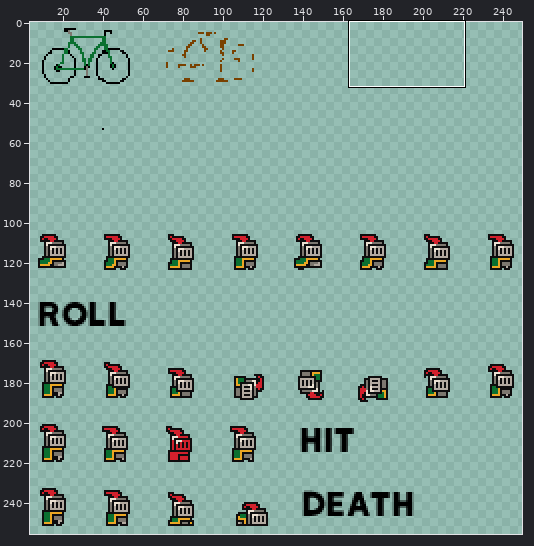
Two versions of one pixel-art file, sprites/bike.aseprite. Above: a wide view before the commit, with the close-up outlined.
Close-up. First the earlier version:
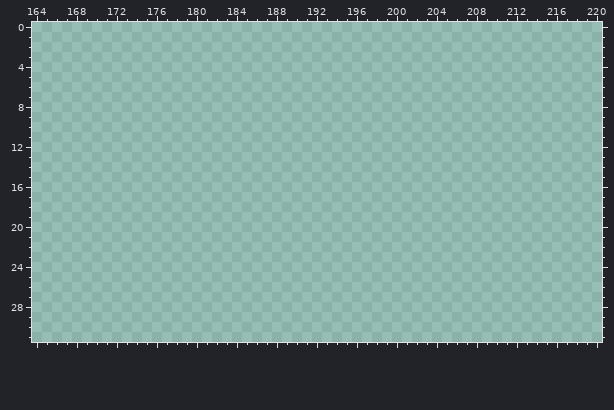
256x256 pixels, 1 frame. Pixels under 10% opacity are left out. Colours within 5 levels of each other are drawn and written as one. Shown: x 164..220, y 0..31. The wide view leaves out empty margins. The commit also changed other parts of the picture, which this record leaves out.
Palette (. is transparent): 
And afterwards:
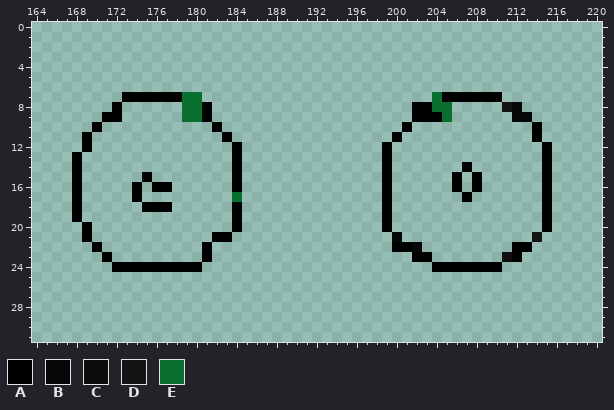
Colours new in this view: A #000000  B #070707  C #0e0d0e  D #141414  E #0a7030
The exact change:
Changed rows in their new state; - is an unchanged pixel.
first column x 168:
 7 -----AAAAAAEE-----------------------EAAAAAA-----
 8 ----A------EEA--------------------AAEE-----DB---
 9 ---AA------EEA--------------------AAAE------BB--
10 --A-----------A------------------A------------A-
11 -A-------------A----------------A-------------A-
12 -A--------------A--------------A---------------A
13 A---------------A--------------A---------------A
14 A---------------A--------------A-------A-------A
15 A------A--------A--------------A------A-A------A
16 A-----A-AA------A--------------A------A-A------A
17 A-----A---------E--------------A-------A-------A
18 A------AAA------A--------------A---------------A
19 A---------------A--------------A---------------A
20 -A--------------A--------------A---------------A
21 -A------------AA----------------B-------------D-
22 --A----------A------------------AAB---------AA--
23 ---A---------A--------------------AA-------CA---
24 ----AAAAAAAAA-----------------------AAAAAAA-----
Where, in picture pixels (left, top, right, bottom), the same in both close-ups:
added: (72, 92, 242, 272)
added: (382, 92, 552, 272)
